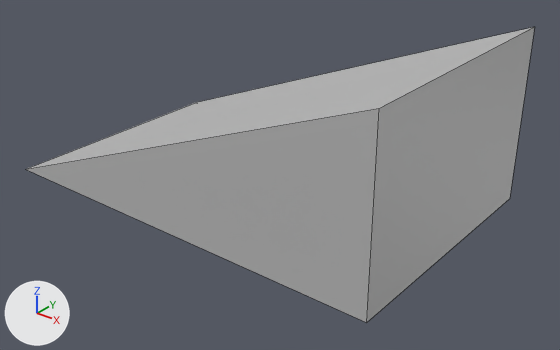
One commit to the FBX model BUILD RACERS/Assets/Model/Jumping_Platform/Jumping_Platform.fbx: the scene before it, then after it.
One viewpoint serves both versions: a 50 mm lens placed at (10.76, -12.63, 8.25), pointed at (0.83, -0.22, 0.55). Lighting does not change. The marker at lower left points along +X, +Y and +Z. Mesh edges are drawn as thin lines.

Before the edit, the objects in view are built like this:
```python
me_mesh = bpy.data.meshes.new('Mesh')
me_mesh.from_pydata([(-5.0, 0.0, 5.0), (5.0, 0.0, 5.0), (5.0, 10.0, 5.0), (5.0, 10.0, -5.0), (-5.0, 0.0, -5.0), (5.0, 0.0, -5.0)], [], [(0, 1, 2), (4, 5, 1, 0), (1, 5, 3, 2), (4, 3, 5), (0, 2, 3, 4)])
me_mesh.materials.append(mat_openpbr_shader1)  # grey #bcbcbc
ob_pcube1 = bpy.data.objects.new('pCube1', me_mesh)
ob_pcube1.location = (0.0, 0.0, 0.0)
ob_pcube1.rotation_euler = (1.571, 0.0, 0.0)  # degrees (90, 0, 0)
ob_pcube1.scale = (1.0, 0.4, 0.6)
```
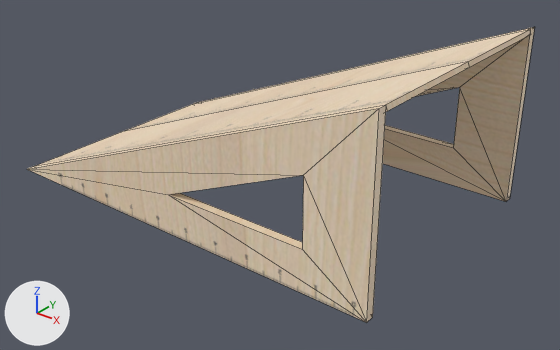
Location of each change, (x1, y1, x2, y2) in pixels of the pictures (560 x 350 px):
'pCube1', reshaped, moved, rescaled
    before: (26, 27, 535, 322)
    after: (27, 27, 535, 322)

The change, as a list of edits to the scene's bpy script:
```text
Add img_jumping_platform_png:
    img_jumping_platform_png = load_image('Jumping_Platform.png', 'Jumping_Platform.png', 2048, 2048, 'sRGB')
Add mat_jumping_platform:
    mat_jumping_platform = principled_material('Jumping_Platform')
    mat_jumping_platform.texture = img_jumping_platform_png  # with its transparency
Change me_mesh:
    used by ob_pcube1; location = (0.0, 0.0, 0.0); rotation_euler = (1.571, 0.0, 0.0), in degrees (90, 0, 0); scale = (1.0, 0.4, 0.6)
    remove me_mesh.from_pydata(...)  # 6 vertices, 5 faces; spans x -5.0..5.0, y 0.0..10.0, z -5.0..5.0
    remove me_mesh.materials.append(mat_openpbr_shader1)  # grey #bcbcbc
    add me_mesh.from_pydata(...)  # 40 vertices, 49 faces; spans x -496.46..501.25, y -9.38..398.52, z -300.02..300.0
    me_mesh part 1: the whole mesh is rebuilt
    add me_mesh.materials.append(mat_jumping_platform)  # picture img_jumping_platform_png
Change ob_pcube1:
    ob_pcube1.location: (0.0, 0.0, 0.0) -> (0.01, 0.0, 0.01)
    ob_pcube1.scale: (1.0, 0.4, 0.6) -> (0.01, 0.01, 0.01)
```
